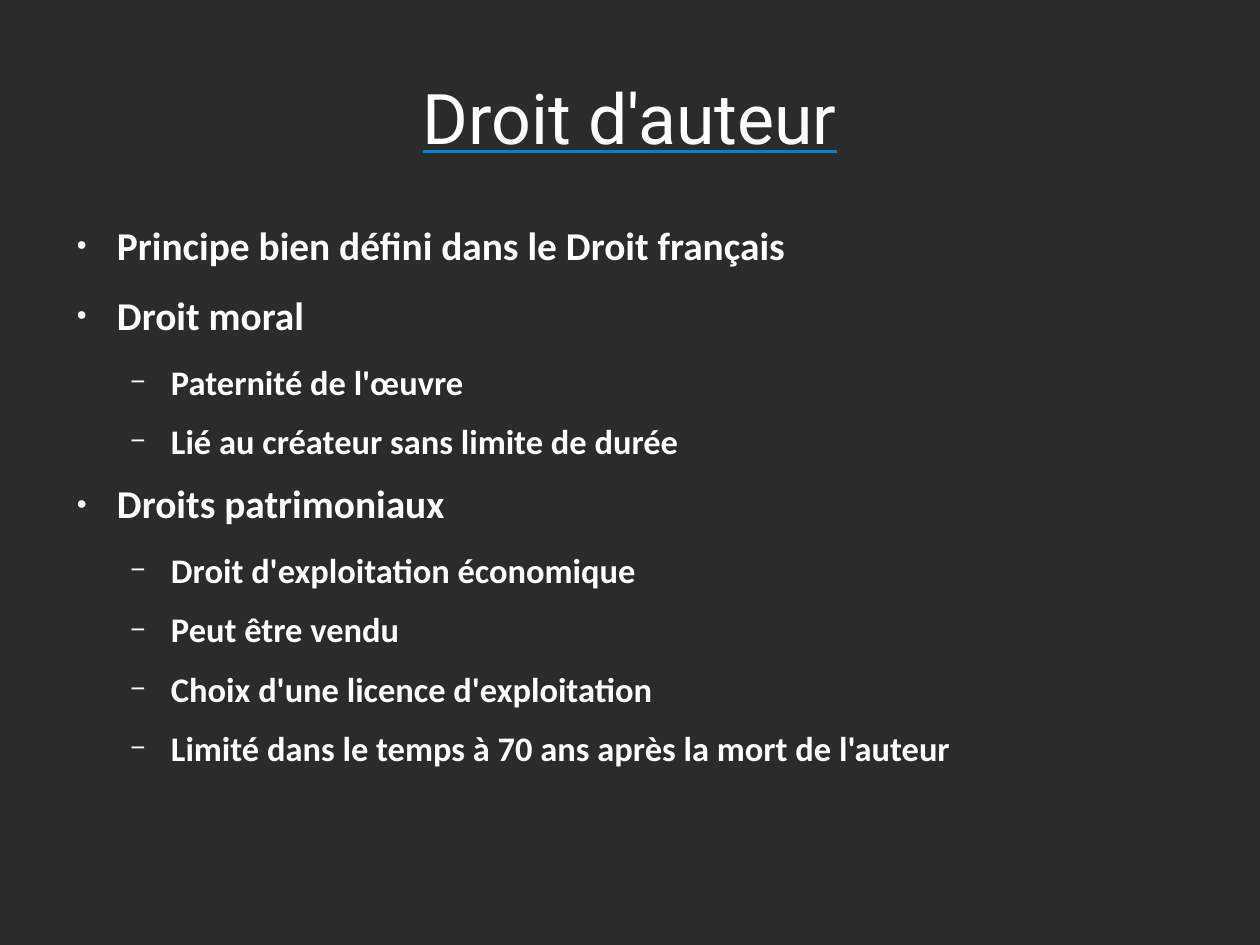
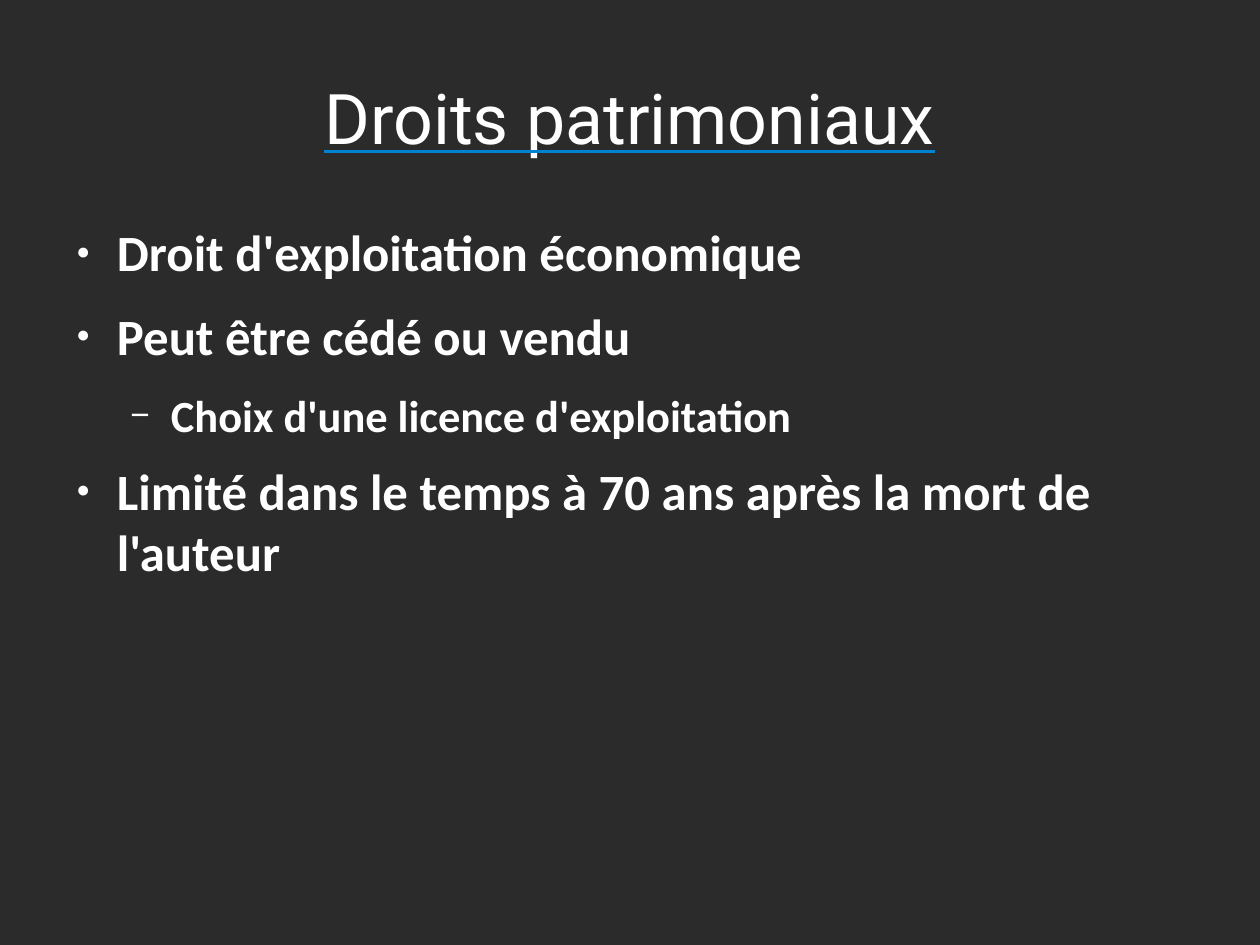
Before and after one commit to Parashp/pph-droit-auteur, a slide deck: slide 7 of soutenance.odp (slide 5 before the commit). Drawn at 1260x945 pixels with LibreOffice and Linux fonts; fonts in the diff are those of the drawing; background and template pictures are left out; a plain dark background stands for a picture behind light text. Boxes give left, top, right and bottom in pixels: in the first picture for what was removed or moved away, otherwise in the second. Text is boxed around its words. In the diff, an @@ line names an element or a change of style, - is before the commit and + after.

Commit message:
Oral : rédaction de slides dans plusieurs parties

```diff
--- a/soutenance.odp
+++ b/soutenance.odp
@@ title at <box>324,93,934,158</box>: text changed @@
-Droit d'auteur
+Droits patrimoniaux
@@ text at <box>117,232,785,524</box>: paragraphs removed @@
-● Principe bien défini dans le Droit français
-● Droit moral
-  − Paternité de l'œuvre
-  − Lié au créateur sans limite de durée
-● Droits patrimoniaux
@@ text at <box>117,235,1091,572</box>: size 21.7 to 32 pt in "Droit d'exploitation économique", "Limité dans le temps à 70 ans ..."; size 21.7 to 28 pt in "Choix d'une licence d'exploitation"; bullet − to ●; list level 2 to 1 in "Droit d'exploitation économique"; list level 2 to 1 in "Limité dans le temps à ..." @@
@@ text at <box>117,319,631,356</box>: text changed; size 21.7 to 32 pt @@
-  − Peut être vendu
+● Peut être cédé ou vendu
```
Also in this commit, not shown: 14 other slides changed, 9 slides added.
